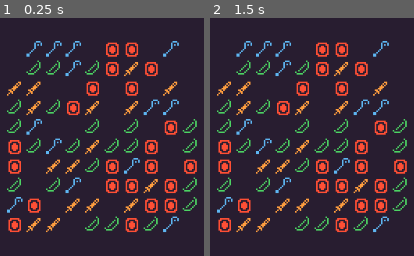
Above: before the commit, frames 1-2 (left to right).
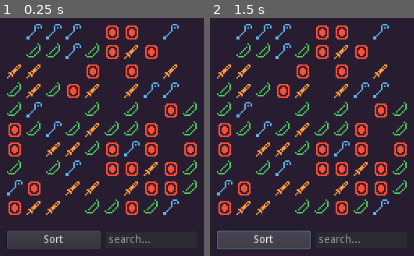
Above: after the commit, the same moments.

Repository: AGPritchard/inventory
Game: Godot game, scene res://src/inventory/inventory.tscn
The game is run twice, just before and just after one commit, with the same random seed, the same clock (stepped at 60 frames per second) and the same inputs. The project has no main scene, so this scene is started directly.
Inputs (mouse positions are in pixels of both pictures, inside the frame that each line leads up to):
- Up to frame 1 (0.25 s): no input
- Up to frame 2 (1.5 s): click (265, 239) at 0.5 s, where only the run after the commit has a clickable "Sort"; click (265, 239) at 1.25 s, where only the run after the commit has a clickable "Sort"

The runs differ from the first frame. In frame 1, 26% of the frame differs, in the area x 3-97%, y 2-98%; in frame 2, 26%.

Commit message:
Add sort button and search bar

Diff:
--- a/src/inventory/inventory.gd
+++ b/src/inventory/inventory.gd
@@ -23,7 +23,7 @@
 	VisualServer.set_default_clear_color(Color8(41, 30, 49, 255))
 	randomize()
 
-	$GridContainer.columns = columns
+	$VBoxContainer/GridContainer.columns = columns
 	for i in slot_count:
 		var item_slot = TextureRect.new()
 		item_slot.rect_min_size = Vector2(20, 20)
@@ -51,9 +51,9 @@
 		item_slot.connect("gui_input", self, "_on_item_slot_input", [i])
 		item_slot.connect("mouse_entered", self, "_on_item_slot_mouse_entered", [i])
 		item_slot.connect("mouse_exited", self, "_on_item_slot_mouse_exited", [i])
-		$GridContainer.add_child(item_slot)
+		$VBoxContainer/GridContainer.add_child(item_slot)
 
-	$GridContainer.set_anchors_and_margins_preset(Control.PRESET_CENTER)
+	$VBoxContainer.set_anchors_and_margins_preset(Control.PRESET_CENTER)
 
 func _on_item_slot_input(event: InputEvent, slot_number: int) -> void:
 	if event is InputEventMouseButton and event.button_index == BUTTON_LEFT and event.is_pressed():
@@ -66,8 +66,8 @@
 			inventory[slot_number] = selected_item["item_type"]
 
 			# swap textures
-			var target_slot: TextureRect = $GridContainer.get_child(slot_number)
-			var selected_slot: TextureRect = $GridContainer.get_child(selected_item["slot_number"])
+			var target_slot: TextureRect = $VBoxContainer/GridContainer.get_child(slot_number)
+			var selected_slot: TextureRect = $VBoxContainer/GridContainer.get_child(selected_item["slot_number"])
 			var selected_item_texture := selected_slot.texture
 			selected_slot.texture = target_slot.texture
 			target_slot.texture = selected_item_texture
@@ -81,9 +81,15 @@
 			selected_item = {}
 
 func _on_item_slot_mouse_entered(slot_number: int) -> void:
-	var item_slot: TextureRect = $GridContainer.get_child(slot_number)
+	var item_slot: TextureRect = $VBoxContainer/GridContainer.get_child(slot_number)
 	item_slot.rect_scale = Vector2(1.1, 1.1)
 
 func _on_item_slot_mouse_exited(slot_number: int) -> void:
-	var item_slot: TextureRect = $GridContainer.get_child(slot_number)
+	var item_slot: TextureRect = $VBoxContainer/GridContainer.get_child(slot_number)
 	item_slot.rect_scale = Vector2(1, 1)
+
+func _on_SortButton_pressed() -> void:
+	pass
+
+func _on_SearchBar_text_entered(new_text: String) -> void:
+	pass
--- a/src/inventory/inventory.tscn
+++ b/src/inventory/inventory.tscn
@@ -18,17 +18,45 @@
 slot_count = 100
 columns = 10
 
-[node name="GridContainer" type="GridContainer" parent="."]
+[node name="VBoxContainer" type="VBoxContainer" parent="."]
 anchor_left = 0.5
 anchor_top = 0.5
 anchor_right = 0.5
 anchor_bottom = 0.5
-margin_left = -20.0
-margin_top = -20.0
-margin_right = 20.0
-margin_bottom = 20.0
+margin_left = -20.5
+margin_top = -12.0
+margin_right = 20.5
+margin_bottom = 12.0
+custom_constants/separation = 20
+__meta__ = {
+"_edit_use_anchors_": false
+}
+
+[node name="GridContainer" type="GridContainer" parent="VBoxContainer"]
+margin_right = 105.0
 custom_constants/vseparation = 5
 custom_constants/hseparation = 5
 __meta__ = {
 "_edit_use_anchors_": false
 }
+
+[node name="HBoxContainer" type="HBoxContainer" parent="VBoxContainer"]
+margin_top = 20.0
+margin_right = 105.0
+margin_bottom = 44.0
+custom_constants/separation = 5
+
+[node name="SortButton" type="Button" parent="VBoxContainer/HBoxContainer"]
+margin_right = 42.0
+margin_bottom = 24.0
+size_flags_horizontal = 3
+text = "Sort"
+
+[node name="SearchBar" type="LineEdit" parent="VBoxContainer/HBoxContainer"]
+margin_left = 47.0
+margin_right = 105.0
+margin_bottom = 24.0
+size_flags_horizontal = 3
+placeholder_text = "search..."
+[connection signal="pressed" from="VBoxContainer/HBoxContainer/SortButton" to="." method="_on_SortButton_pressed"]
+[connection signal="text_entered" from="VBoxContainer/HBoxContainer/SearchBar" to="." method="_on_SearchBar_text_entered"]
